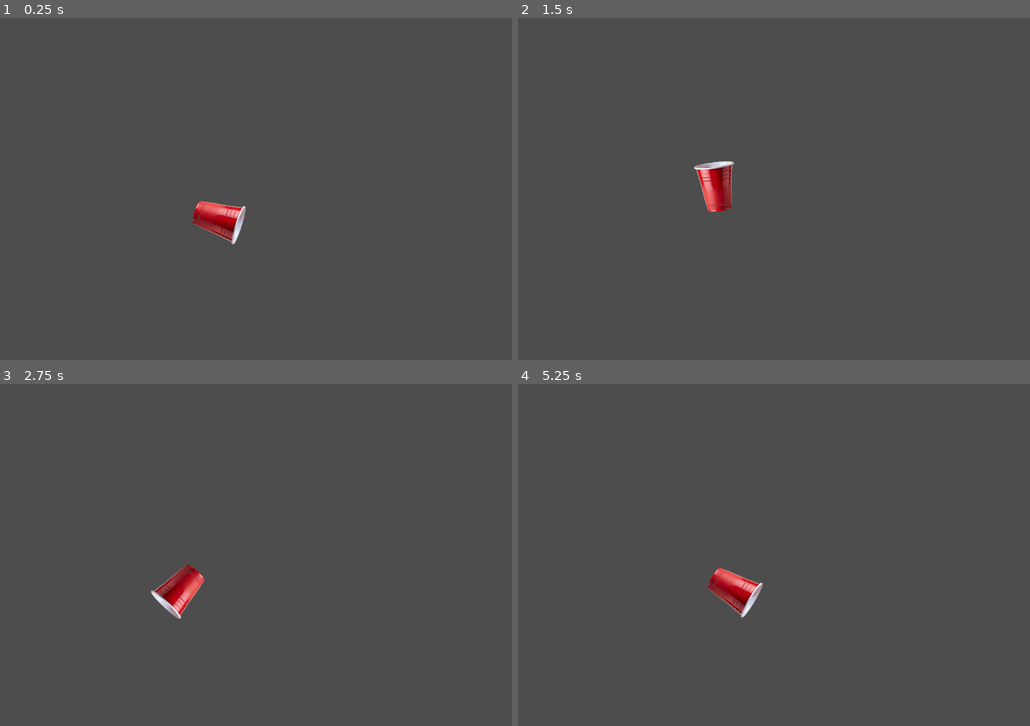
Above: before the commit, frames 1-4 (two rows, left to right).
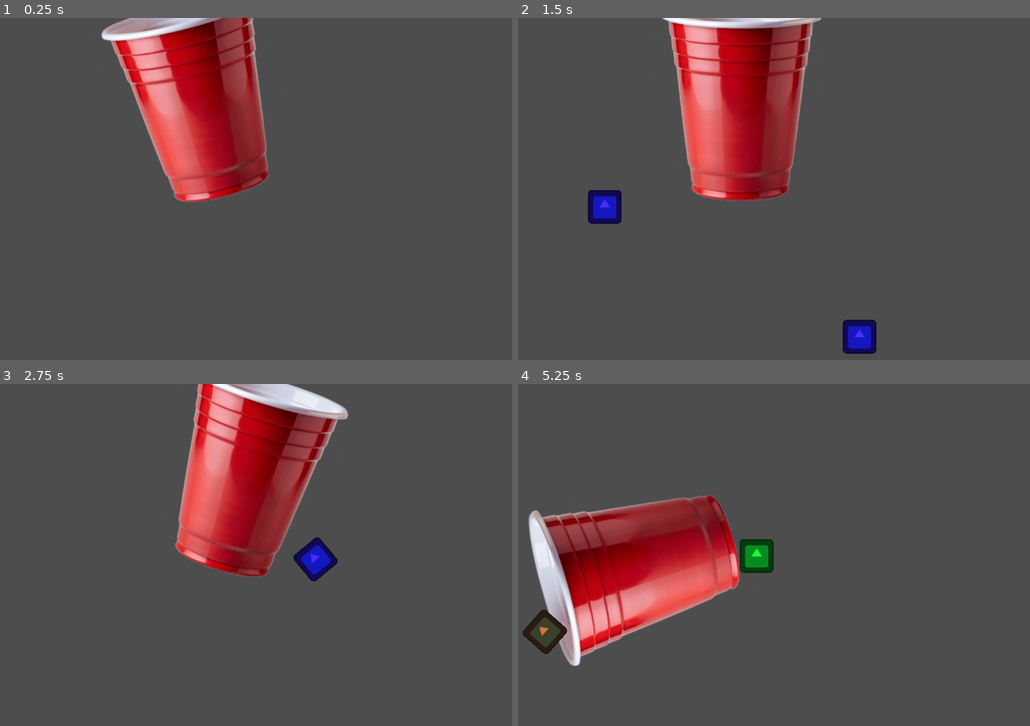
Above: after the commit, the same moments.

Repository: Octoan1/GD2-MG2-Group-3
Game: Godot game, scene res://main.tscn
The game is run twice, just before and just after one commit, with the same random seed, the same clock (stepped at 60 frames per second) and the same inputs. Before the commit the project starts from res://cup.tscn. The engine's default icon, where the game draws it, is replaced by a stand-in: a white triangle on a blue panel in a dark square.
Inputs (mouse positions are in pixels of both pictures, inside the frame that each line leads up to):
- Up to frame 1 (0.25 s): no input
- Up to frame 2 (1.5 s): tap Enter at 0.5 s; move the mouse to (861, 171) at 0.52 s; hold Space (Action) 0.53-1.28 s; click (861, 171) at 0.67 s; tap R at 0.8, 1.35 s; move the mouse to (605, 206) at 1.27 s; click (605, 206) at 1.42 s
- Up to frame 3 (2.75 s): tap Space (Action) at 1.55 s; move the mouse to (271, 479) at 2.02 s; hold Space (Action) from 2.03 s (still down); click (271, 479) at 2.17 s; tap R at 2.3 s
- Up to frame 4 (5.25 s): move the mouse to (697, 623) at 2.77 s; release Space (Action) at 2.78 s; tap R at 2.85, 3.8 s; click (697, 623) at 2.92 s; tap Space (Action) at 3.05, 4.55 s; move the mouse to (907, 606) at 3.52 s; tap 1 at 3.6 s; click (907, 606) at 3.67 s; move the mouse to (543, 503) at 4.27 s; tap 2 at 4.35 s; click (543, 503) at 4.42 s; move the mouse to (758, 555) at 5.02 s; tap 3 at 5.1 s; click (758, 555) at 5.17 s

The runs differ from the first frame. In frame 1, 13% of the frame differs, in the area x 19-53%, y 0-67%; in frame 2, 14%; in frame 3, 15%; in frame 4, 15%, in the area x 0-50%, y 32-83%.

Commit message:
cup with object spawning
kind goated

Diff:
--- a/cup.gd
+++ b/cup.gd
@@ -20,9 +20,9 @@
 
 func rotate_no_velocity(delta: float):
 	if(Input.is_action_pressed("Action")):
+		rotation += rotation_speed * delta
+	else:
 		rotation += -rotation_speed * delta
-	else:
-		rotation += rotation_speed * delta
 
 
 func rotate_velocity(delta: float):
--- a/cup.tscn
+++ b/cup.tscn
@@ -1,16 +1,15 @@
 [gd_scene format=3 uid="uid://bfdj7se1k83q1"]
 
-[ext_resource type="Script" uid="uid://c1jctmcnvaf0h" path="res://cup.gd" id="1_ponjl"]
+[ext_resource type="Script" path="res://cup.gd" id="1_ponjl"]
 [ext_resource type="Texture2D" uid="uid://b04rodsxtpo2l" path="res://cup.png" id="2_hxhe5"]
 
 [node name="cup" type="Node2D" unique_id=1604033659]
 position = Vector2(557, 362)
+scale = Vector2(4, 4)
 script = ExtResource("1_ponjl")
-rotation_speed = 8.0
-push_amount = 2.0
-speed_percent = 50.0
+rotation_speed = 0.1
 
-[node name="AnimatableBody2D" type="AnimatableBody2D" parent="." unique_id=1211829156]
+[node name="AnimatableBody2D" type="CharacterBody2D" parent="." unique_id=1028320870]
 position = Vector2(7, 1)
 
 [node name="Sprite2D" type="Sprite2D" parent="AnimatableBody2D" unique_id=1047603354]
--- a/main.tscn
+++ b/main.tscn
@@ -1,7 +1,13 @@
 [gd_scene format=3 uid="uid://rl0y5cwvjkot"]
 
 [ext_resource type="PackedScene" uid="uid://3l24jhapkoql" path="res://object_spawner/object_spawner.tscn" id="1_ig7tw"]
+[ext_resource type="PackedScene" uid="uid://bfdj7se1k83q1" path="res://cup.tscn" id="2_0xm2m"]
 
 [node name="Main" type="Node2D" unique_id=1991473030]
 
 [node name="ObjectSpawner" parent="." unique_id=123667683 instance=ExtResource("1_ig7tw")]
+
+[node name="cup" parent="." unique_id=1604033659 instance=ExtResource("2_0xm2m")]
+rotation_speed = 1.0
+
+[node name="Camera2D" type="Camera2D" parent="cup" unique_id=270366145]
--- a/object_spawner/object_spawner.gd
+++ b/object_spawner/object_spawner.gd
@@ -5,6 +5,7 @@
 @export var germ: PackedScene
 
 @onready var object_container: Node = $ObjectContainer
+var objects = []
 
 enum spawn_type {WATER, COFFEE, GERM}
 
@@ -29,8 +30,10 @@
 		if event.keycode == KEY_3:
 			curr_type = spawn_type.GERM
 			print("switched to germ")
-		else:
+		if event.keycode == KEY_R:
 			pass
+
+
 
 	if event is InputEventMouseButton:
 		if event.pressed:
@@ -51,4 +54,6 @@
 			instance = germ.instantiate()
 
 	instance.global_position = mouse_pos
+	instance.get_child(0).scale *= 0.5
+	instance.get_child(1).scale *= 0.5
 	object_container.add_child(instance)
--- a/project.godot
+++ b/project.godot
@@ -11,7 +11,7 @@
 [application]
 
 config/name="MG2 - Group 3"
-run/main_scene="uid://bfdj7se1k83q1"
+run/main_scene="uid://rl0y5cwvjkot"
 config/features=PackedStringArray("4.6", "Forward Plus")
 config/icon="res://icon.svg"
 
